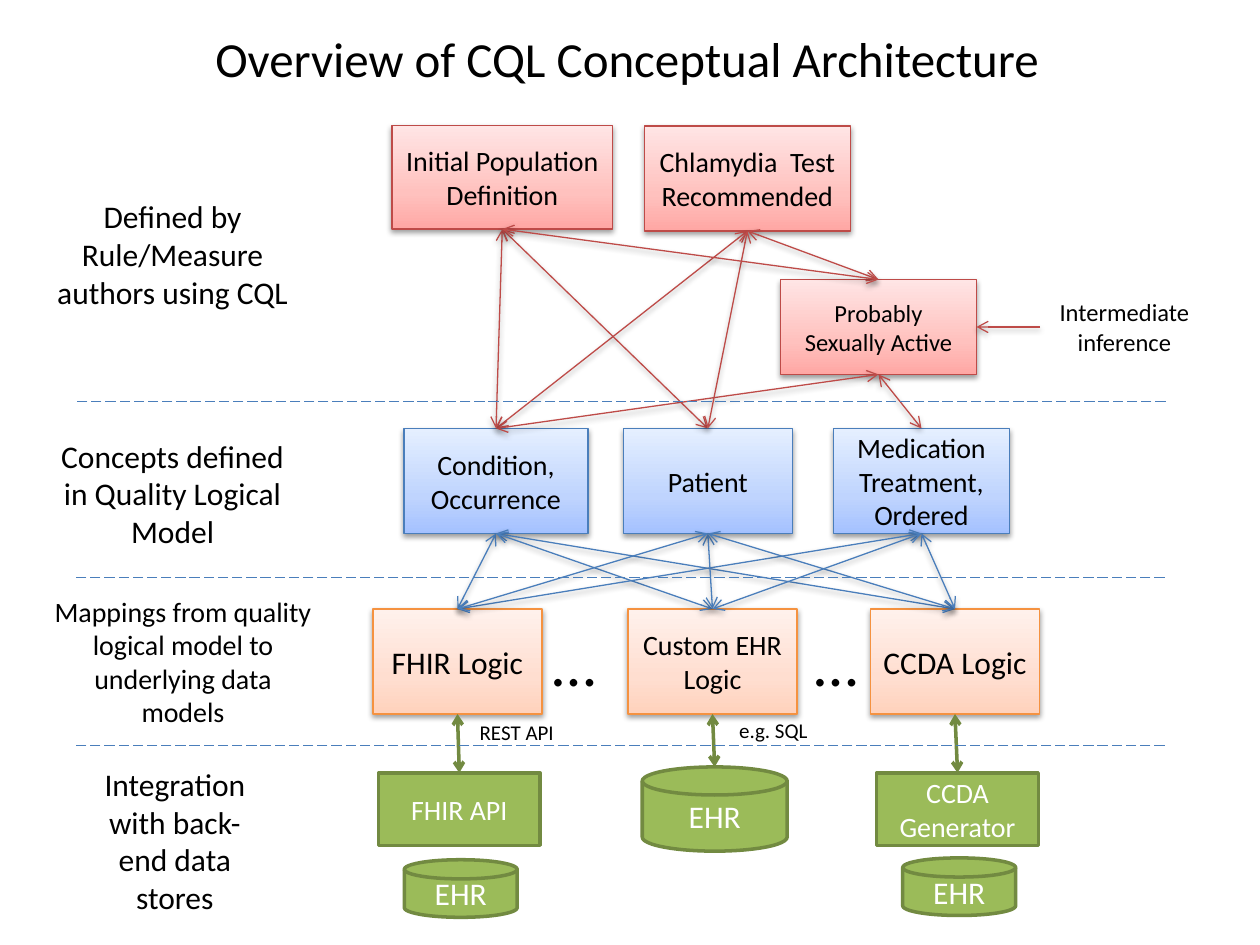
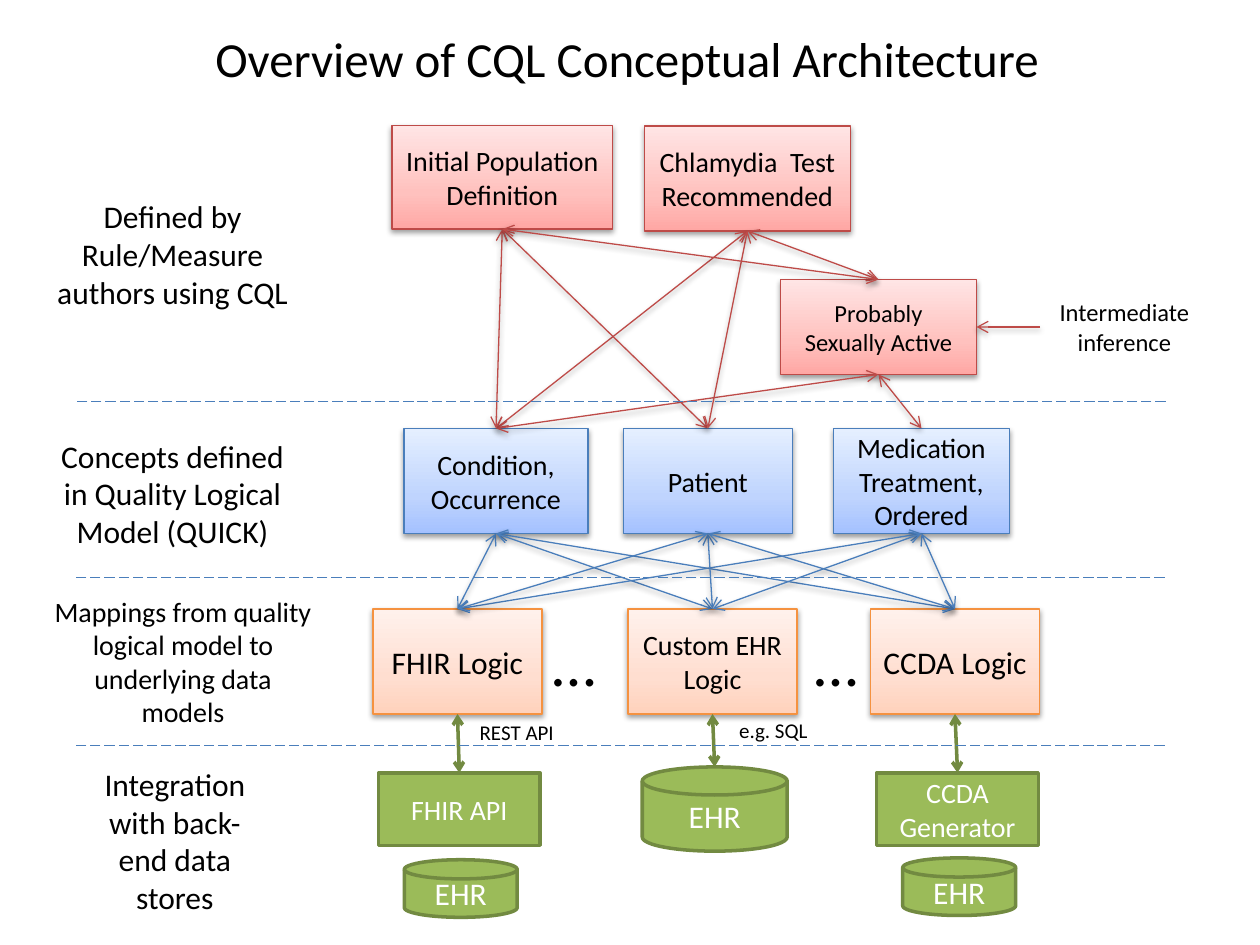
Before and after one commit to cqframework/OneModel, a slide deck: slide 3 of CQL/Documents/CQL_Technical_Introduction_20140604.pptx. Drawn at 1260x945 pixels with LibreOffice and Linux fonts; fonts in the diff are those of the drawing. Boxes give left, top, right and bottom in pixels: in the first picture for what was removed or moved away, otherwise in the second. Text is boxed around its words. In the diff, an @@ line names an element or a change of style, - is before the commit and + after.

```diff
--- a/CQL/Documents/CQL_Technical_Introduction_20140604.pptx
+++ b/CQL/Documents/CQL_Technical_Introduction_20140604.pptx
@@ text at (61, 446, 283, 548): text changed @@
-Concepts defined in Quality Logical Model
+Concepts defined in Quality Logical Model (QUICK)
```
Also in this commit, not shown: 2 other slides changed, 1 other file.
